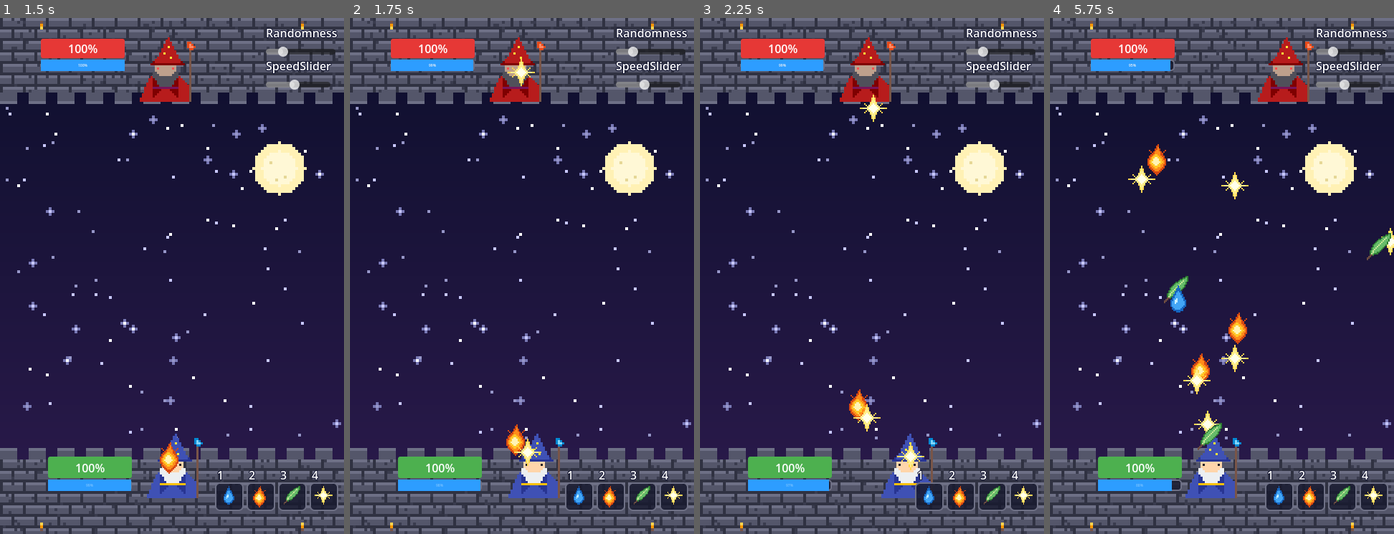
Above: before the commit, frames 1-4 (left to right).
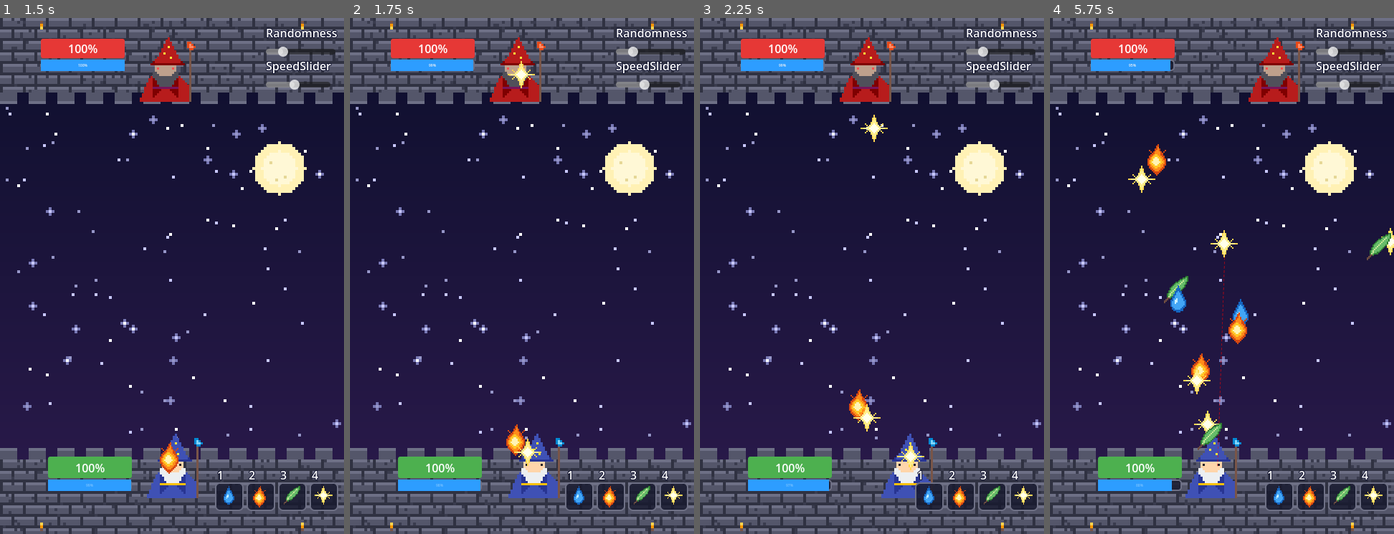
Above: after the commit, the same moments.

Repository: togewolf/computer_games_end_project
Game: Godot game, scene res://MainMenu.tscn
Two runs of this game, one before a commit and one after it. Both use one fixed random seed, a clock stepped at 60 frames per second and the inputs below.
Inputs (mouse positions are in pixels of both pictures, inside the frame that each line leads up to):
- Up to frame 1 (1.5 s): click "START GAME" at 0.5 s; tap Enter at 1.25 s; move the mouse to (154, 379) at 1.27 s; hold D (move_right) from 1.28 s (still down); tap 2 (cast_fire) at 1.35 s
- Up to frame 2 (1.75 s): keep holding D (move_right); tap 4 (cast_light) at 1.55 s
- Up to frame 3 (2.25 s): keep holding D (move_right); move the mouse to (975, 353) at 2.02 s; tap 4 (cast_light) at 2.1 s
- Up to frame 4 (5.75 s): tap 3 (cast_nature) at 2.3, 2.85, 5.3 s; move the mouse to (1118, 198) at 2.77 s; release D (move_right) at 2.78 s; hold A (move_left) 2.78-5.03 s; tap 1 (cast_water) at 3.05, 3.6 s; move the mouse to (1239, 276) at 3.52 s; tap 2 (cast_fire) at 3.8, 4.35 s; move the mouse to (1170, 147) at 4.27 s; tap 4 (cast_light) at 4.55, 5.1 s; move the mouse to (1297, 250) at 5.02 s; hold D (move_right) from 5.03 s (still down)

Frame 1 is identical in both runs. In frame 2, 0.1% of the frame differs, in the area x 45-54%, y 7-14%; in frame 3, 0.2%; in frame 4, 1.6%, in the area x 46-77%, y 3-87%.
Error in both runs: Invalid access of index '0' on a base object of type: 'Array'. (res://agent.gd:549)

Commit message:
Added projecile speed and mode

Diff:
--- a/Globals.gd
+++ b/Globals.gd
@@ -66,6 +66,12 @@
 	ProjectileSpeed.FASTEST : 2.0
 }
 
+const PROJECTILE_SPEED_SPEEDS = {
+	ProjectileSpeed.NORMAL : 100,
+	ProjectileSpeed.FASTER : 150,
+	ProjectileSpeed.FASTEST : 200
+}
+
 const BASE_MULTIPLIER = 1.0
 
 func get_spell_cost(intent : SpellDescriptor) -> float:
--- a/projectile.gd
+++ b/projectile.gd
@@ -6,6 +6,7 @@
 var is_player_owned: bool = false
 var caster    : Wizard = null
 var dealt_dmg : bool = false
+var mode : Globals.ProjectileMode = Globals.ProjectileMode.PROJECTILE
 var direction: Vector2 = Vector2.UP
 
 func _ready():
@@ -18,8 +19,16 @@
 
 	area_entered.connect(_on_area_entered)
 
+func _draw():
+	if(mode == Globals.ProjectileMode.TARGETED and !is_player_owned):
+		draw_dashed_line(to_local(caster.opponent.global_position), to_local(global_position), Color.from_rgba8(255, 0, 0, 128), 1, 3, false, true)
+
 func _process(delta):
-	position += direction * speed * delta
+	if (mode == Globals.ProjectileMode.TARGETED):
+		direction = (caster.opponent.global_position - global_position).normalized()
+	global_position += direction * speed * delta
+
+	queue_redraw()
 
 func _on_area_entered(area):
 	if area is Projectile:
--- a/wizard.gd
+++ b/wizard.gd
@@ -35,6 +35,8 @@
 	proj.element = spell.element
 	proj.caster = self
 	proj.is_player_owned = is_player
+	proj.speed = Globals.PROJECTILE_SPEED_SPEEDS[spell.speed]
+	proj.mode = spell.mode
 	proj.direction = (target_location - self.global_position).normalized()
 	proj.position = $SpawnPoint.global_position
 	get_tree().current_scene.add_child(proj)
